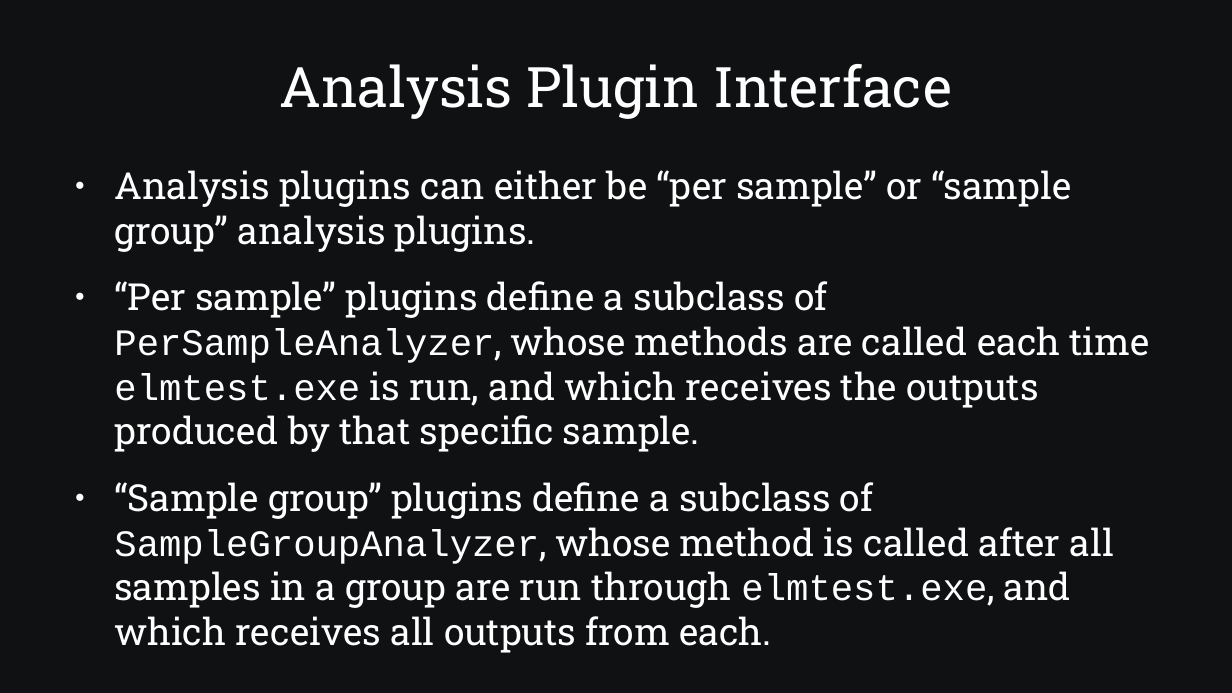
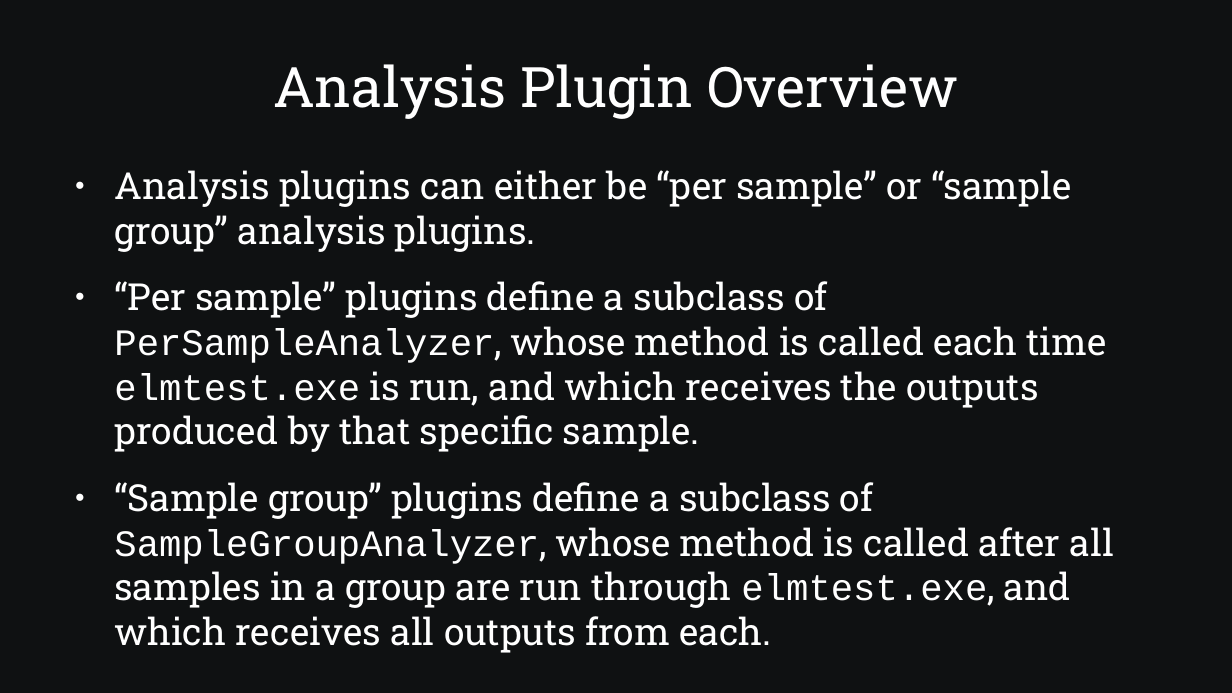
Before and after one commit to SamAllen06/lake_temp_work, a slide deck: slide 19 of documentation/for_collaborators/TestingSoftwareOverview.odp (slide 24 before the commit). Drawn at 1232x693 pixels with LibreOffice and Linux fonts; fonts in the diff are those of the drawing. Boxes give left, top, right and bottom in pixels: in the first picture for what was removed or moved away, otherwise in the second. Text is boxed around its words. In the diff, an @@ line names an element or a change of style, - is before the commit and + after.

Commit message:
Update Input, Output, and Constants table and Reorganize Sampling/Analysis plugin slides

```diff
--- a/documentation/for_collaborators/TestingSoftwareOverview.odp
+++ b/documentation/for_collaborators/TestingSoftwareOverview.odp
@@ title at <box>273,64,958,119</box>: text changed @@
-Analysis Plugin Interface
+Analysis Plugin Overview
@@ text at <box>114,281,1106,452</box>: text changed @@
-● “Per sample” plugins define a subclass of PerSampleAnalyzer, whose methods are called each time elmtest.exe is run, and which receives the outputs produced by that specific sample.
+● “Per sample” plugins define a subclass of PerSampleAnalyzer, whose method is called each time elmtest.exe is run, and which receives the outputs produced by that specific sample.
```
Also in this commit, not shown: 11 other slides changed, 1 slide added, 6 slides removed, 2 other files.
